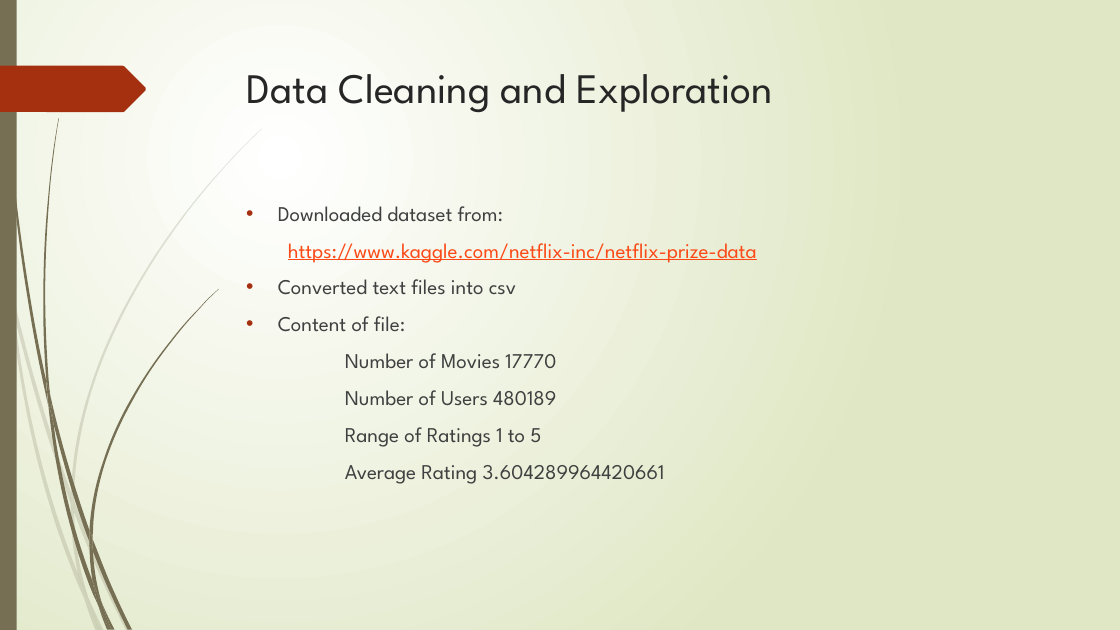
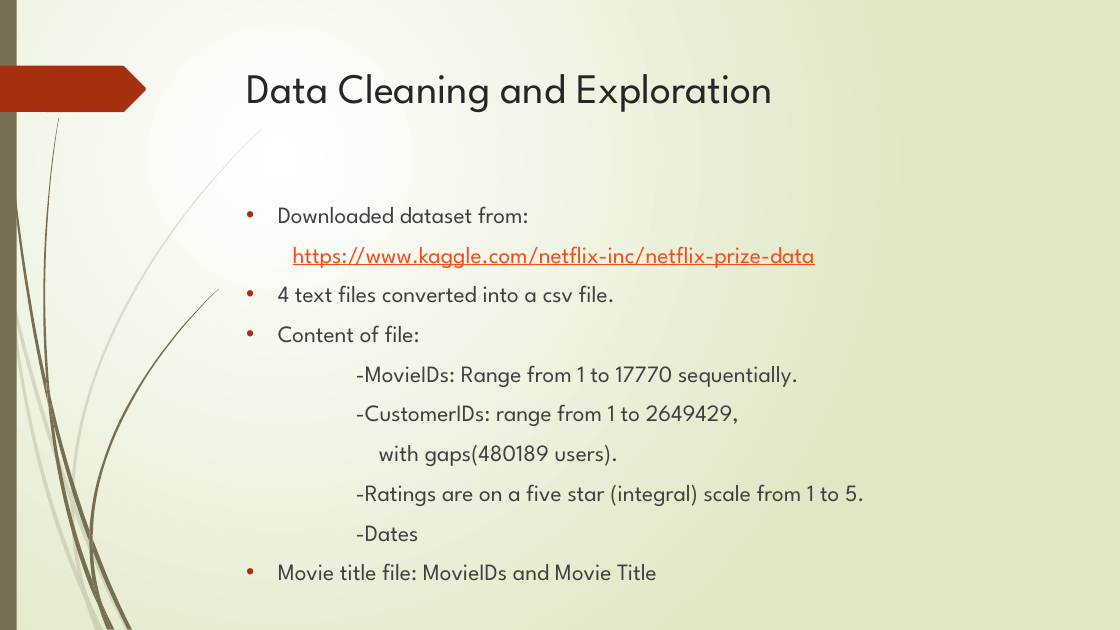
Before and after one commit to manelmahroug/netflix-movie-recommendation, a slide deck: slide 2 of Movie-Recommendation.pptx. Drawn at 1120x630 pixels with LibreOffice and Linux fonts; fonts in the diff are those of the drawing. Boxes give left, top, right and bottom in pixels: in the first picture for what was removed or moved away, otherwise in the second. Text is boxed around its words. In the diff, an @@ line names an element or a change of style, - is before the commit and + after.

Commit message:
slides added

```diff
--- a/Movie-Recommendation.pptx
+++ b/Movie-Recommendation.pptx
@@ text at [278, 206, 815, 343]: size 18 to 20 pt in "Downloaded dataset from:", "https://www.kaggle.com/netflix-inc/netflix-prize-data", "Content of file:" @@
@@ text at [278, 285, 615, 303]: text changed; size 18 to 20 pt @@
-• Converted text files into csv
+• 4 text files converted into a csv file.
@@ text at [278, 365, 865, 581]: text changed; size 18 to 20 pt @@
-Number of Movies 17770
-Number of Users 480189
-Range of Ratings 1 to 5
-Average Rating 3.604289964420661
+-MovieIDs: Range from 1 to 17770 sequentially.
+-CustomerIDs: range from 1 to 2649429,
+with gaps(480189 users).
+-Ratings are on a five star (integral) scale from 1 to 5.
+-Dates
+• Movie title file: MovieIDs and Movie Title
```
Also in this commit, not shown: 2 other slides changed, 1 slide added, 3 other files.
